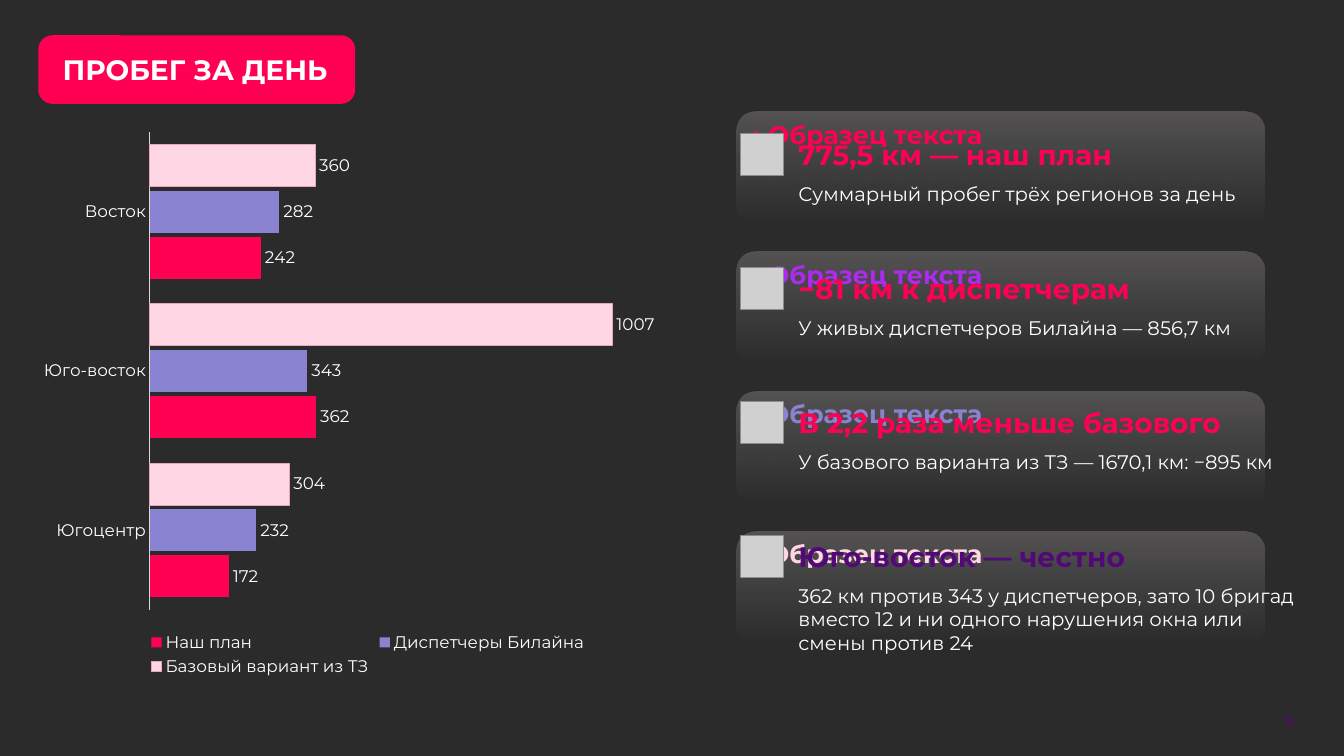
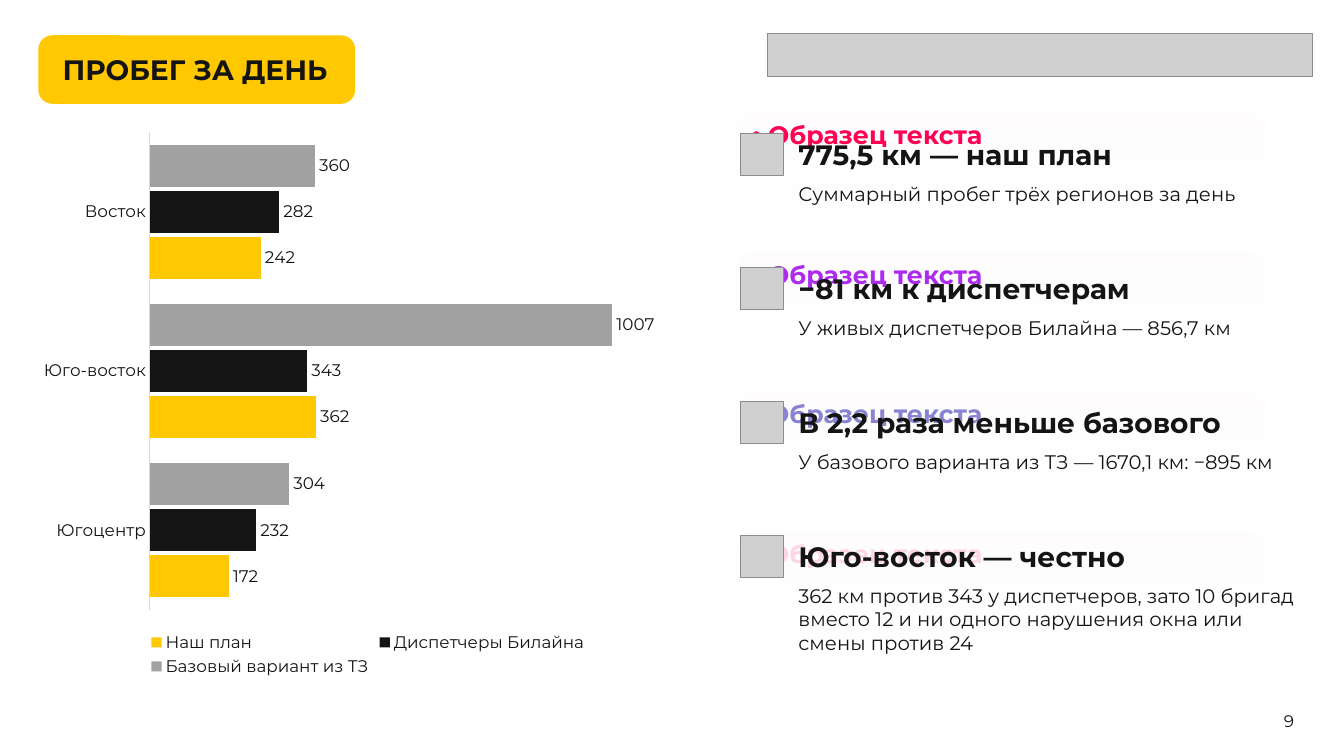
Before and after one commit to earlyr1/beeline-routing, a slide deck: slide 9 of ЛЦТ2026_Презентация_верные_обязательные_слайды.pptx. Drawn at 1344x756 pixels with LibreOffice and Linux fonts; fonts in the diff are those of the drawing; grey boxes stand for pictures; background and template pictures are left out; a plain dark background stands for a picture behind light text. Boxes give left, top, right and bottom in pixels: in the first picture for what was removed or moved away, otherwise in the second. Text is boxed around its words. In the diff, an @@ line names an element or a change of style, - is before the commit and + after.

```diff
--- a/ЛЦТ2026_Презентация_верные_обязательные_слайды.pptx
+++ b/ЛЦТ2026_Презентация_верные_обязательные_слайды.pptx
@@ background picture (left out) to #FFFFFF @@
@@ rounded rectangle "ПРОБЕГ ЗА ДЕНЬ" at [38,35,355,104]: text colour #FFFFFF to #141414; fill #FF0053 to #FFC800 @@
@@ picture added at [768,34,1313,78] @@
@@ bar chart at [30,121,706,681] @@
@@ colour of Базовый вариант из ТЗ #FFD6E3 to #A1A1A1 @@
@@ colour of Диспетчеры Билайна #8A83D1 to #141414 @@
@@ colour of Наш план #FF0053 to #FFC800 @@
@@ lettering changed @@
@@ text colour #FF0053 to #141414 in 3 elements at [798,137,1112,170], [798,271,1130,306], [798,405,1220,440] @@
@@ text "Юго-восток — честно" at [798,547,975,568]: text colour #520977 to #141414 @@
@@ text colour #FFFFFF to #141414 in 4 elements at [798,186,1235,205], [798,320,1231,339], [798,454,1273,473], [798,588,1294,654] @@
@@ page number at [1284,715,1294,727]: text colour #520977 to #141414 @@
```
Also in this commit, not shown: 12 other slides changed.
